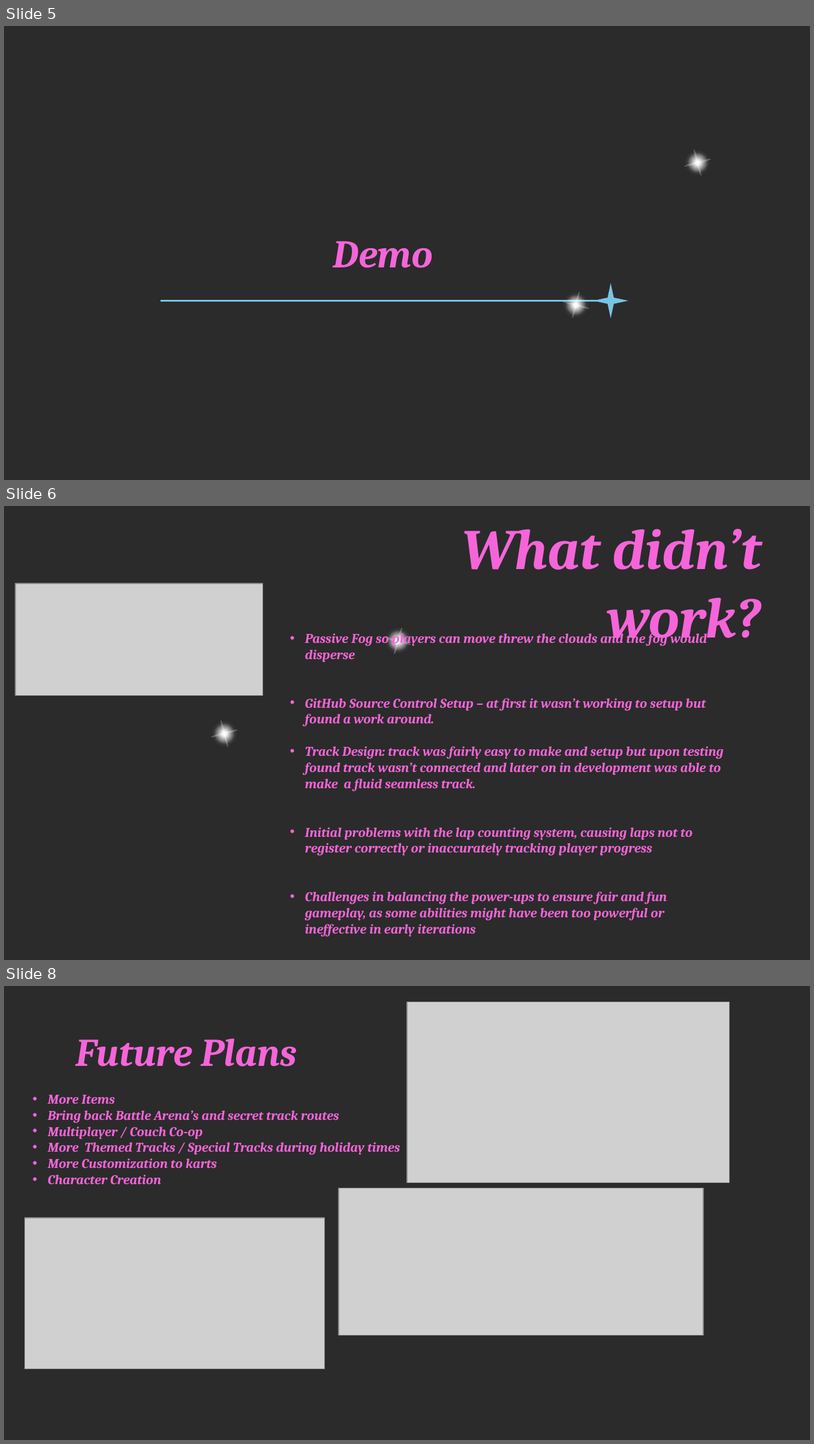
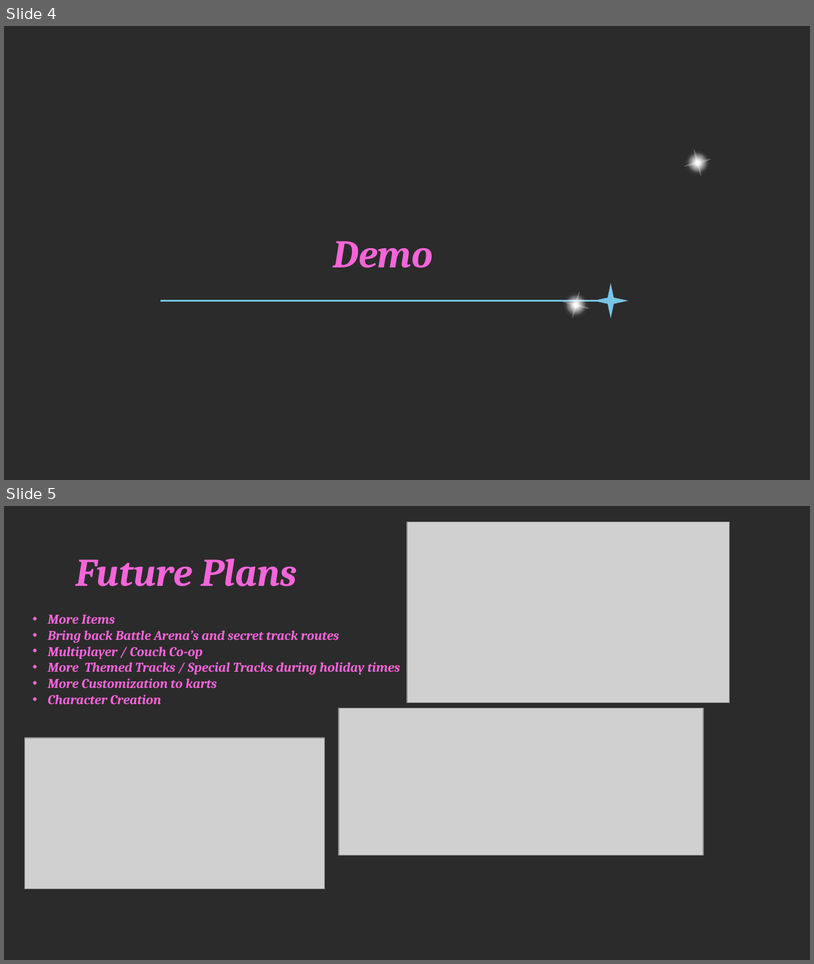
Before and after one commit to phoenixgoldz/Capstone, a slide deck: Capstone Presentation.pptx. Shown one above the other, each under a label of ours: slides 5, 6 and 8 before the commit, slides 4 and 5 after it; the slides between them are not shown. The pictures are 814x1444 and 814x964 pixels, drawn with LibreOffice and Linux fonts; fonts in the diff are those of the drawing; grey boxes stand for pictures; background and template pictures are left out; a plain dark background stands for a picture behind light text. Boxes give left, top, right and bottom in pixels: in the first picture for what was removed or moved away, otherwise in the second. Text is boxed around its words. In the diff, an @@ line names an element or a change of style, - is before the commit and + after.

```diff
--- a/Capstone Presentation.pptx
+++ b/Capstone Presentation.pptx
@@ slide 6 removed at (4,506,810,960), background picture (left out) @@
@@ title removed at (462,529,762,646) @@
-What didn’t work?
@@ picture removed at (15,583,263,696) @@
@@ text removed at (305,630,724,936) @@
-• Passive Fog so players can move threw the clouds and the fog would disperse
-• GitHub Source Control Setup – at first it wasn’t working to setup but found a work around.
-• Track Design: track was fairly easy to make and setup but upon testing found track wasn’t connected and later on in development was able to make a fluid seamless track.
-• Initial problems with the lap counting system, causing laps not to register correctly or inaccurately tracking player progress
-• Challenges in balancing the power-ups to ensure fair and fun gameplay, as some abilities might have been too powerful or ineffective in early iterations
@@ freeform shape removed at (384,627,411,654) @@
@@ freeform shape removed at (394,627,402,654) @@
@@ freeform shape removed at (384,637,411,645) @@
@@ freeform shape removed at (211,721,238,747) @@
@@ freeform shape removed at (220,721,228,747) @@
@@ freeform shape removed at (211,729,238,738) @@
@@ what was slide 5 is now slide 4 @@
@@ what was slide 8 is now slide 5 @@
```
Also in this commit, not shown: 2 slides changed, 2 other slides removed, 41 other files.
